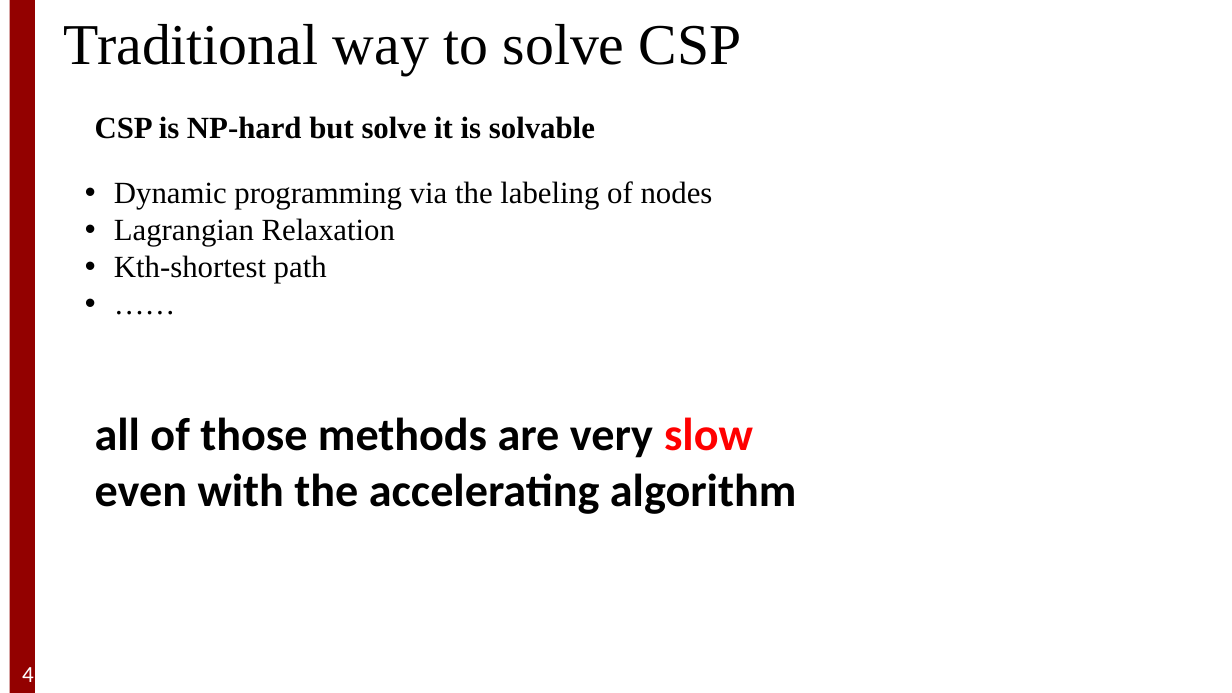
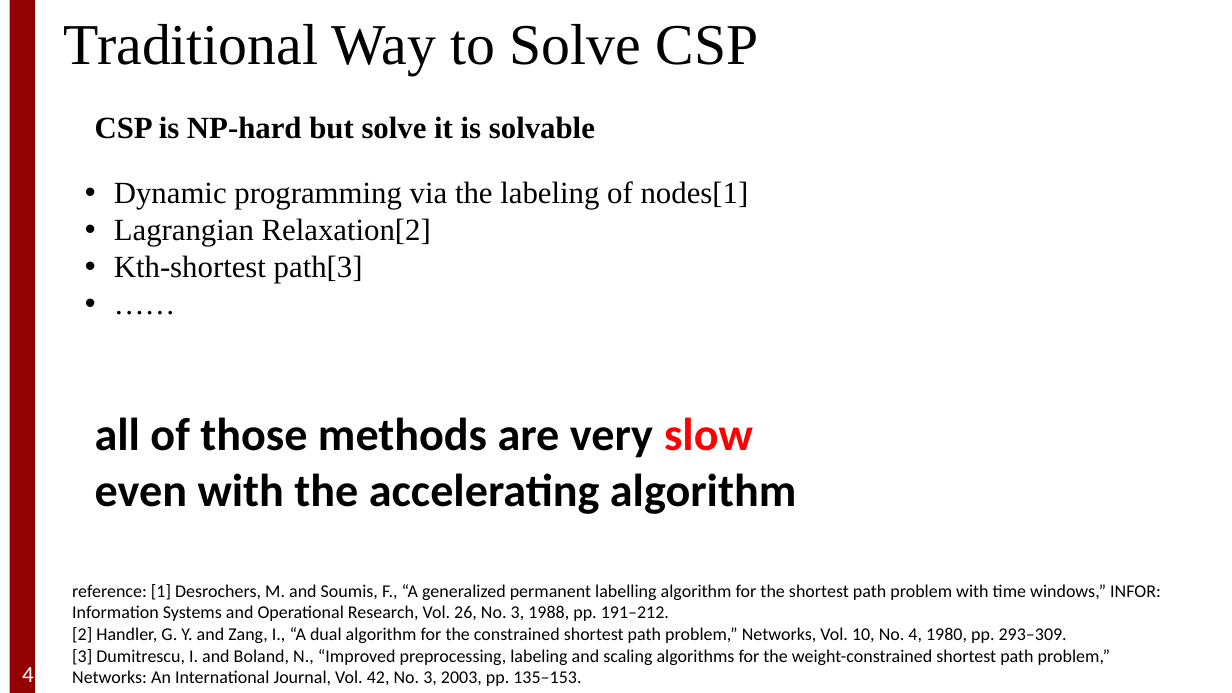
Before and after one commit to Xiaoshan-jun/riskmap, a slide deck: slide 4 of presentation_scitech2024.pptx. Drawn at 1232x693 pixels with LibreOffice and Linux fonts; fonts in the diff are those of the drawing; background and template pictures are left out. Boxes give left, top, right and bottom in pixels: in the first picture for what was removed or moved away, otherwise in the second. Text is boxed around its words. In the diff, an @@ line names an element or a change of style, - is before the commit and + after.

```diff
--- a/presentation_scitech2024.pptx
+++ b/presentation_scitech2024.pptx
@@ text at [64,24,759,76]: text changed @@
-Traditional way to solve CSP
+Traditional Way to Solve CSP
@@ text at [114,181,749,283]: text changed @@
-• Dynamic programming via the labeling of nodes
-• Lagrangian Relaxation
-• Kth-shortest path
+• Dynamic programming via the labeling of nodes[1]
+• Lagrangian Relaxation[2]
+• Kth-shortest path[3]
@@ text added at [72,584,1161,686], 14 pt, text #000000 @@
+reference: [1] Desrochers, M. and Soumis, F., “A generalized permanent labelling algorithm for the shortest path problem with time windows,” INFOR: Information Systems and Operational Research, Vol. 26, No. 3, 1988, pp. 191–212.
+[2] Handler, G. Y. and Zang, I., “A dual algorithm for the constrained shortest path problem,” Networks, Vol. 10, No. 4, 1980, pp. 293–309.
+[3] Dumitrescu, I. and Boland, N., “Improved preprocessing, labeling and scaling algorithms for the weight-constrained shortest path problem,” Networks: An International Journal, Vol. 42, No. 3, 2003, pp. 135–153.
```
Also in this commit, not shown: 8 other slides changed, 2 slides added.
